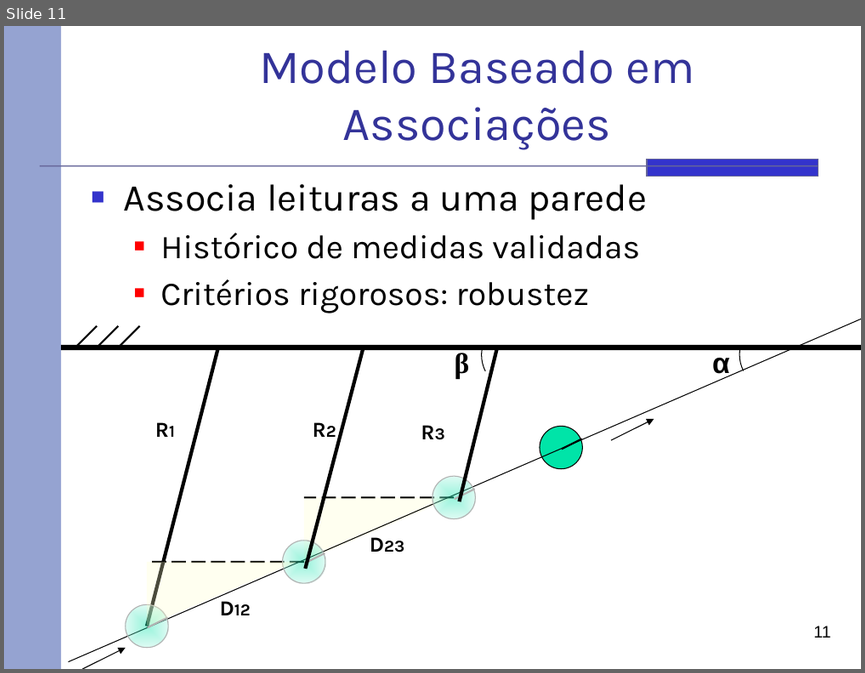
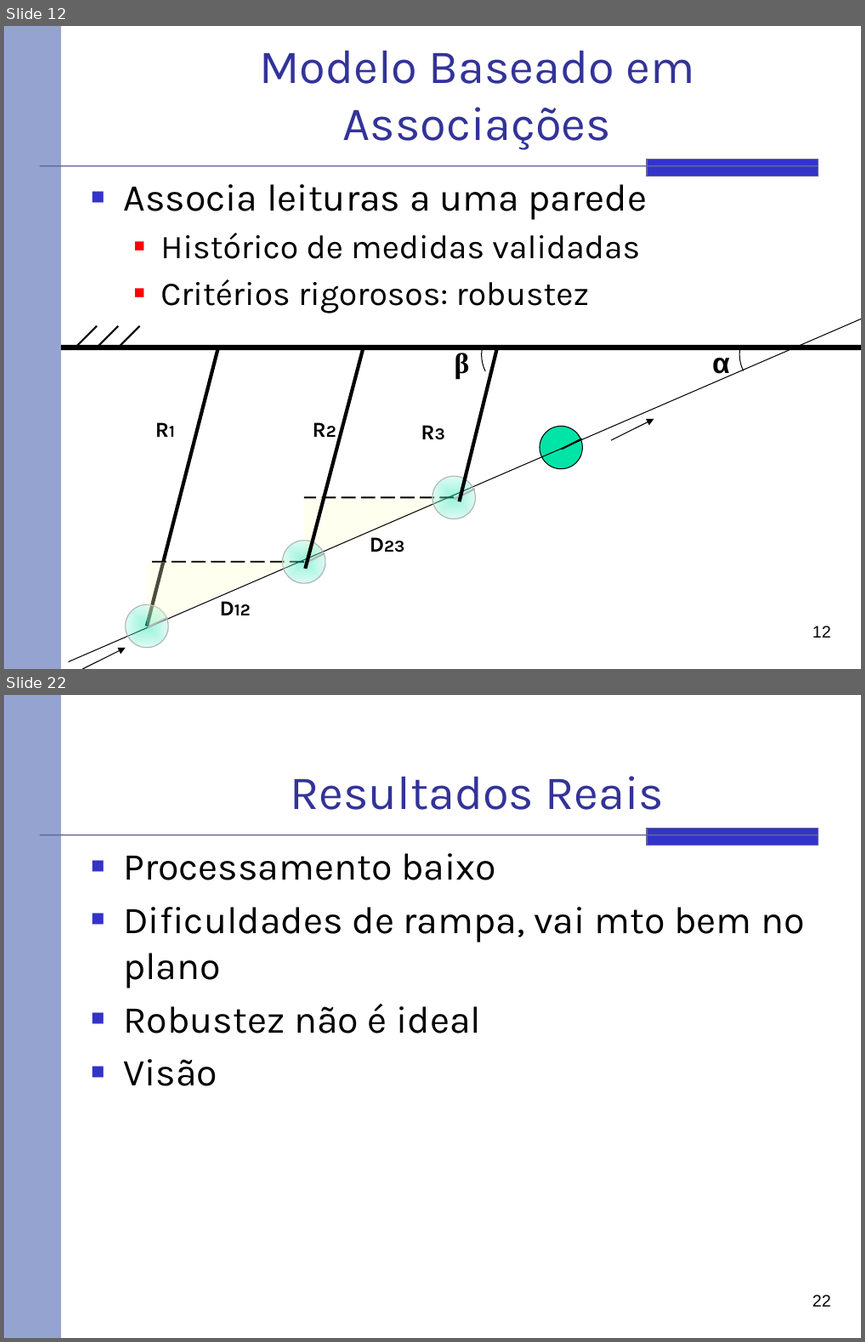
Before and after one commit to rafaelhdr/tccsauron, a slide deck: docs/Apresentação.pptx. Shown one above the other, each under a label of ours: slide 11 before the commit, slides 12 and 22 after it; the slides between them are not shown. The pictures are 865x673 and 865x1342 pixels, drawn with LibreOffice and Linux fonts; fonts in the diff are those of the drawing. Boxes give left, top, right and bottom in pixels: in the first picture for what was removed or moved away, otherwise in the second. Text is boxed around its words. In the diff, an @@ line names an element or a change of style, - is before the commit and + after.

```diff
--- a/docs/Apresentação.pptx
+++ b/docs/Apresentação.pptx
@@ slide 22 added at [4, 695, 861, 1338], background #FFFFFF; not listed: 3 template elements that a slide beside it also shows @@
@@ title added at [290, 776, 664, 810], 40 pt, text #333399 @@
+Resultados Reais
@@ text added at [123, 853, 804, 1086], 32 pt, text #000000 @@
+■ Processamento baixo
+■ Dificuldades de rampa, vai mto bem no plano
+■ Robustez não é ideal
+■ Visão
@@ page number added at [812, 1294, 831, 1306], 14 pt, text #000000 @@
+22
@@ what was slide 11 is now slide 12 @@
@@ page number at [812, 625, 831, 637]: text changed @@
-11
+12
```
Also in this commit, not shown: 1 slide changed, 11 other slides added.
